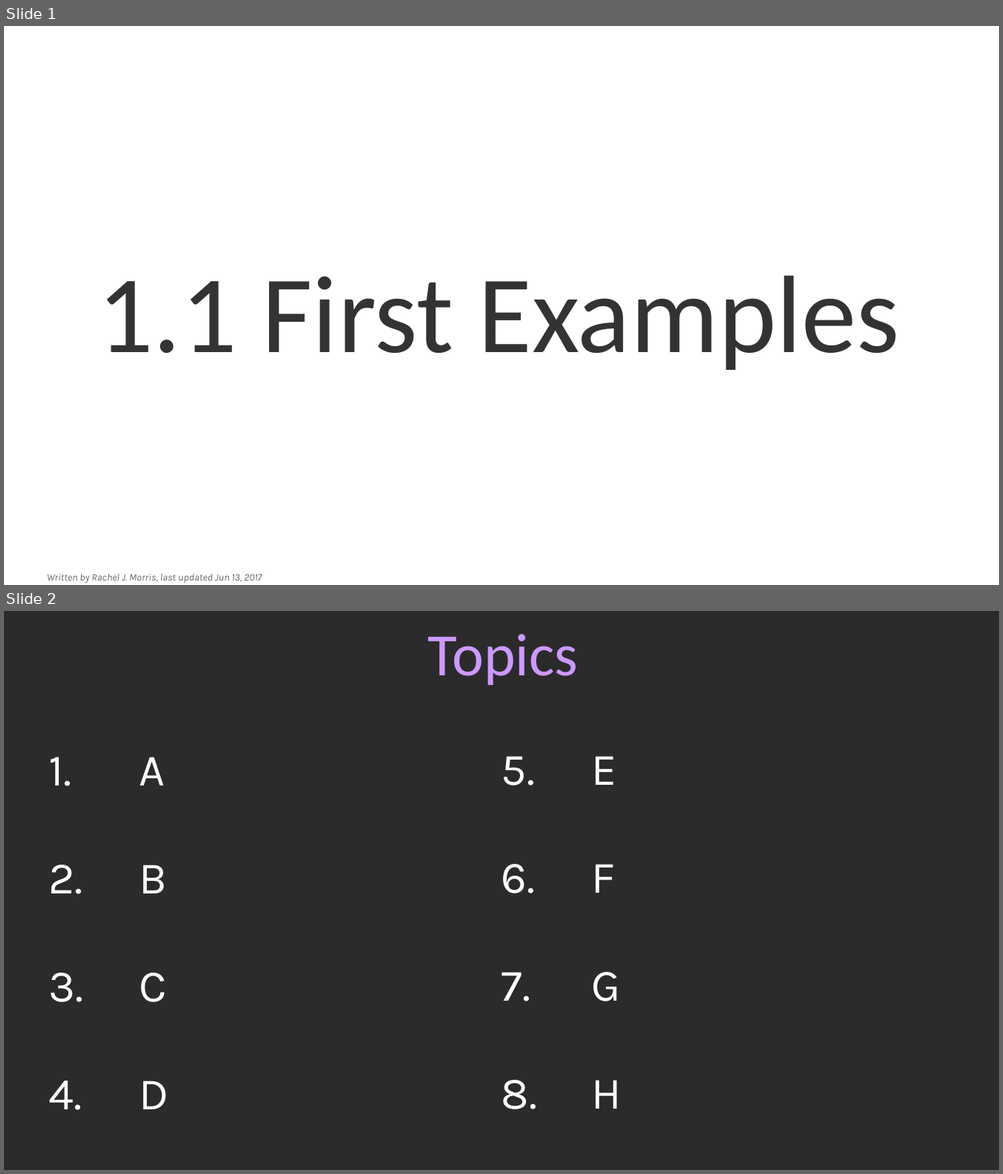
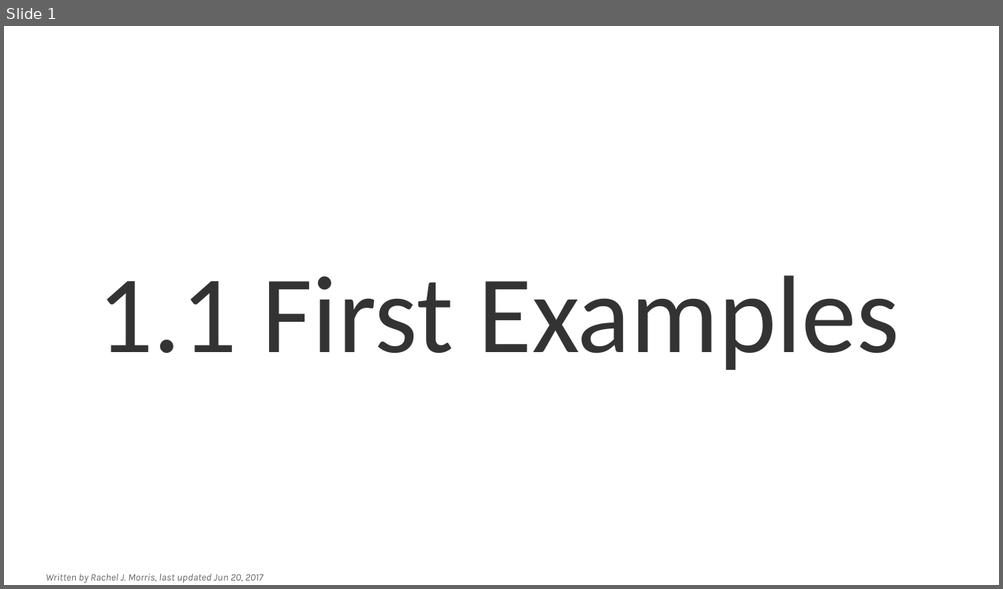
Before and after one commit to nguyenchithien/CS210-Discrete-Structures, a slide deck: Lectures/1-1_First_Examples.odp. Shown one above the other, each under a label of ours: slides 1 and 2 before the commit, slide 1 after it. The pictures are 1003x1174 and 1003x589 pixels, drawn with LibreOffice and Linux fonts; fonts in the diff are those of the drawing; background and template pictures are left out; a plain dark background stands for a picture behind light text. Boxes give left, top, right and bottom in pixels: in the first picture for what was removed or moved away, otherwise in the second. Text is boxed around its words. In the diff, an @@ line names an element or a change of style, - is before the commit and + after.

```diff
--- a/Lectures/1-1_First_Examples.odp
+++ b/Lectures/1-1_First_Examples.odp
@@ slide 2 removed at box(4, 611, 999, 1170), background picture (left out) @@
@@ title removed at box(428, 634, 578, 685) @@
-Topics
@@ text removed at box(49, 757, 169, 1111) @@
-1. A
-2. B
-3. C
-4. D
@@ text removed at box(501, 756, 622, 1110) @@
-5. E
-6. F
-7. G
-8. H
@@ slide 1 changed as well @@
@@ text at box(45, 574, 263, 583): text changed @@
-Written by Rachel J. Morris, last updated Jun 13, 2017
+Written by Rachel J. Morris, last updated Jun 20, 2017
```
Also in this commit, not shown: 28 slides added, 1 other slide removed, 4 other files.
